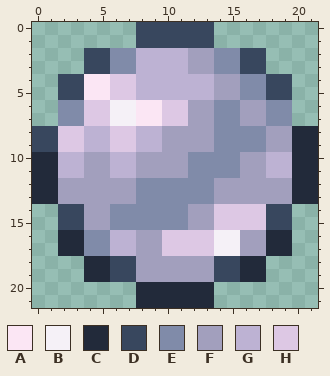
Two versions of one pixel-art sprite, Content/Core/Items/Consumable/SorcererPearl.png. The picture above was drawn from the file before the commit.
The file is 22x22 pixels.
Palette (. is transparent): A #fbe6f4  B #f5f1f7  C #222a3a  D #38475e  E #808ba9  F #a29fbd  G #bdb2d3  H #ddc8e4
Pixels before, first column x 0:
 0 ........DDDDDD........
 1 ........DDDDDD........
 2 ....DDEEGGGGFFEEDD....
 3 ....DDEEGGGGFFEEDD....
 4 ..DDAAHHGGGGGGFFEEDD..
 5 ..DDAAHHGGGGGGFFEEDD..
 6 ..EEHHBBAAHHFFEEFFEE..
 7 ..EEHHBBAAHHFFEEFFEE..
 8 DDHHGGHHGGFFFFEEEEFFCC
 9 DDHHGGHHGGFFFFEEEEFFCC
10 CCGGFFGGFFFFEEEEFFGGCC
11 CCGGFFGGFFFFEEEEFFGGCC
12 CCFFFFFFEEEEEEFFFFFFCC
13 CCFFFFFFEEEEEEFFFFFFCC
14 ..DDFFEEEEEEFFHHHHDD..
15 ..DDFFEEEEEEFFHHHHDD..
16 ..CCEEGGFFHHHHBBFFCC..
17 ..CCEEGGFFHHHHBBFFCC..
18 ....CCDDFFFFFFDDCC....
19 ....CCDDFFFFFFDDCC....
20 ........CCCCCC........
21 ........CCCCCC........
And afterwards:
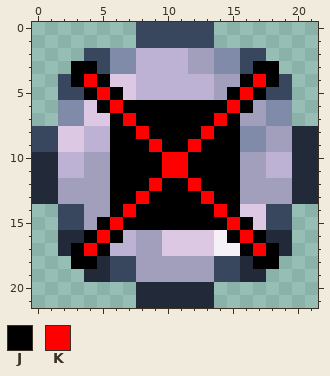
Colours new in this view: J #000000  K #ff0000
Author's note on the commit: disabled the sorcerer and essences
The exact change:
{"y":3,"x":3,"old":".D","new":"JJ"}
{"y":3,"x":17,"old":"D.","new":"JJ"}
{"y":4,"x":3,"old":"DAA","new":"JKJ"}
{"y":4,"x":16,"old":"EED","new":"JKJ"}
{"y":5,"x":4,"old":"AAH","new":"JKJ"}
{"y":5,"x":15,"old":"FEE","new":"JKJ"}
{"y":6,"x":5,"old":"HBBAAHHFFEEF","new":"JKJJJJJJJJKJ"}
{"y":7,"x":6,"old":"BBAAHHFFEE","new":"JKJJJJJJKJ"}
{"y":8,"x":6,"old":"HHGGFFFFEE","new":"JJKJJJJKJJ"}
{"y":9,"x":6,"old":"HHGGFFFFEE","new":"JJJKJJKJJJ"}
{"y":10,"x":6,"old":"GGFFFFEEEE","new":"JJJJKKJJJJ"}
{"y":11,"x":6,"old":"GGFFFFEEEE","new":"JJJJKKJJJJ"}
{"y":12,"x":6,"old":"FFEEEEEEFF","new":"JJJKJJKJJJ"}
{"y":13,"x":6,"old":"FFEEEEEEFF","new":"JJKJJJJKJJ"}
{"y":14,"x":6,"old":"EEEEEEFFHH","new":"JKJJJJJJKJ"}
{"y":15,"x":5,"old":"FEEEEEEFFHHH","new":"JKJJJJJJJJKJ"}
{"y":16,"x":4,"old":"EEG","new":"JKJ"}
{"y":16,"x":15,"old":"BFF","new":"JKJ"}
{"y":17,"x":3,"old":"CEE","new":"JKJ"}
{"y":17,"x":16,"old":"FFC","new":"JKJ"}
{"y":18,"x":3,"old":".C","new":"JJ"}
{"y":18,"x":17,"old":"C.","new":"JJ"}
{"label":"changed","picture_box":[71,61,279,269]}
